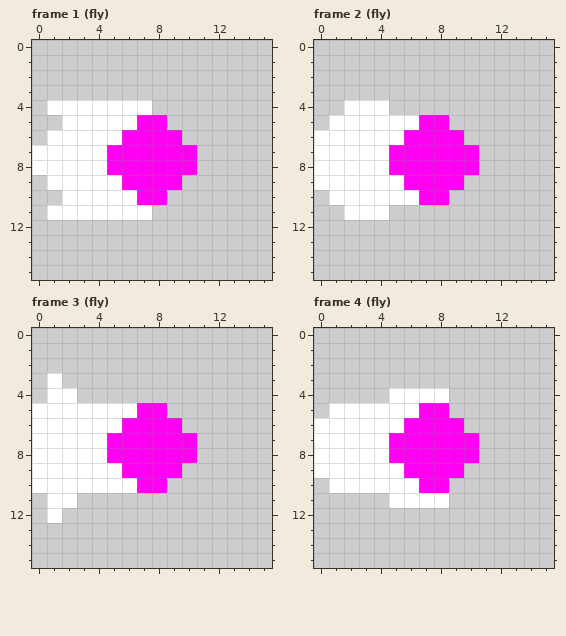
One commit to this pixel-art file: scenes/cannon/bullet/bullet.aseprite. The picture above was drawn from the file before the commit.
16x16 pixels, 5 frames. Shown: frame 1 (fly), frame 2 (fly), frame 3 (fly), frame 4 (fly). The commit also changed other frames, which this record leaves out.
The result:
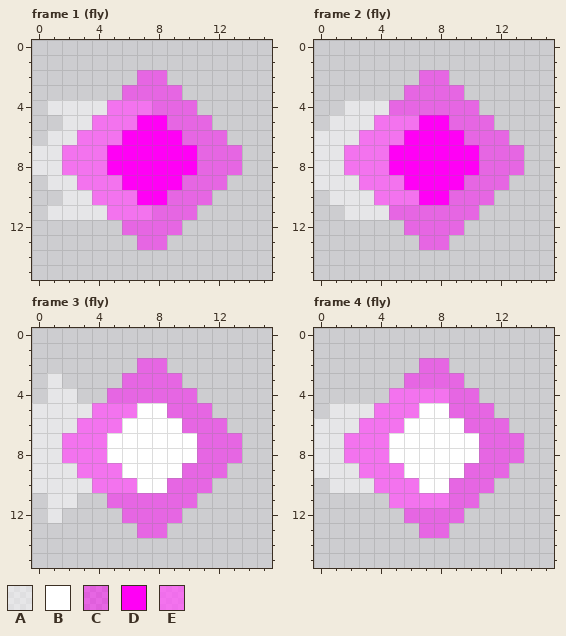
Palette (. is transparent): A #ffffff80  B #ffffff  C #ff00f580  D #ff00f5  E #ff55f8c0
Diff:
layer "Trail" opacity 100% -> 50%
layer "Aureole" opacity 50% added
Changed rows in their new state; - is an unchanged pixel.
Frame 1 (fly):
first column x 0:
 2 -------CC-----
 3 ------CCCC----
 4 -AAAAEEECCC---
 5 --AAEEE--CCC--
 6 -AAEEE----CCC-
 7 AAEEE------CCC
 8 AAEEE------CCC
 9 -AAEEE----CCC-
10 --AAEEE--CCC--
11 -AAAAEEECCC---
12 ------CCCC----
13 -------CC-----
Frame 2 (fly):
first column x 0:
 2 -------CC-----
 3 ------CCCC----
 4 --AAACCCCCC---
 5 -AAAEEE--CCC--
 6 AAAEEE----CCC-
 7 AAEEE------CCC
 8 AAEEE------CCC
 9 AAAEEE----CCC-
10 -AAAEEE--CCC--
11 --AAACCCCCC---
12 ------CCCC----
13 -------CC-----
Frame 3 (fly):
first column x 0:
 2 -------CC-----
 3 -A----CCCC----
 4 -AA--CCCCCC---
 5 AAAAEEEBBCCC--
 6 AAAEEEBBBBCCC-
 7 AAEEEBBBBBBCCC
 8 AAEEEBBBBBBCCC
 9 AAAEEEBBBBCCC-
10 AAAAEEEBBCCC--
11 -AA--CCCCCC---
12 -A----CCCC----
13 -------CC-----
Frame 4 (fly):
first column x 0:
 2 -------CC-----
 3 ------CCCC----
 4 -----EEEECC---
 5 -AAAEEEBBCCC--
 6 AAAEEEBBBBCCC-
 7 AAEEEBBBBBBCCC
 8 AAEEEBBBBBBCCC
 9 AAAEEEBBBBCCC-
10 -AAAEEEBBCCC--
11 -----EEEECC---
12 ------CCCC----
13 -------CC-----
